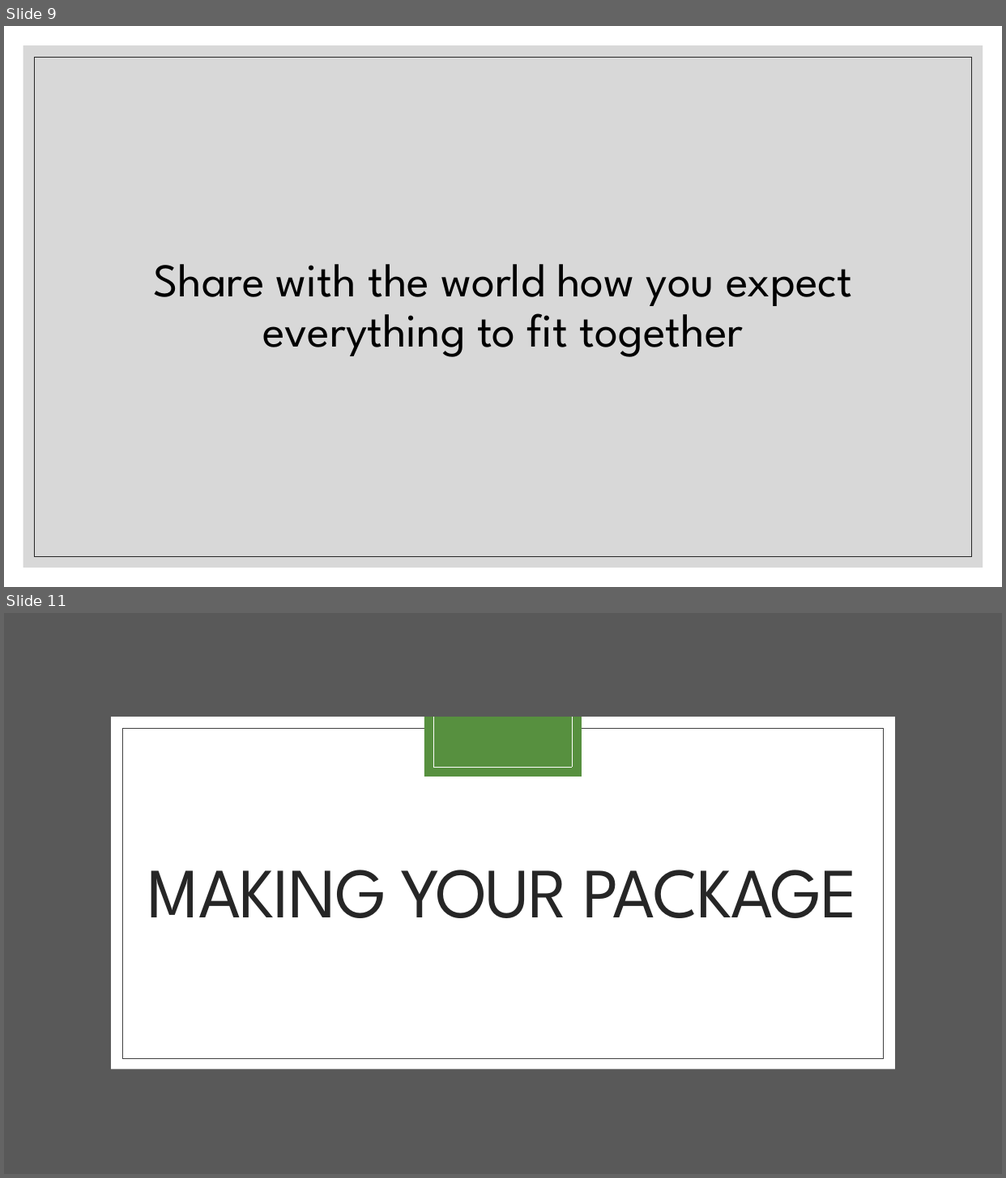
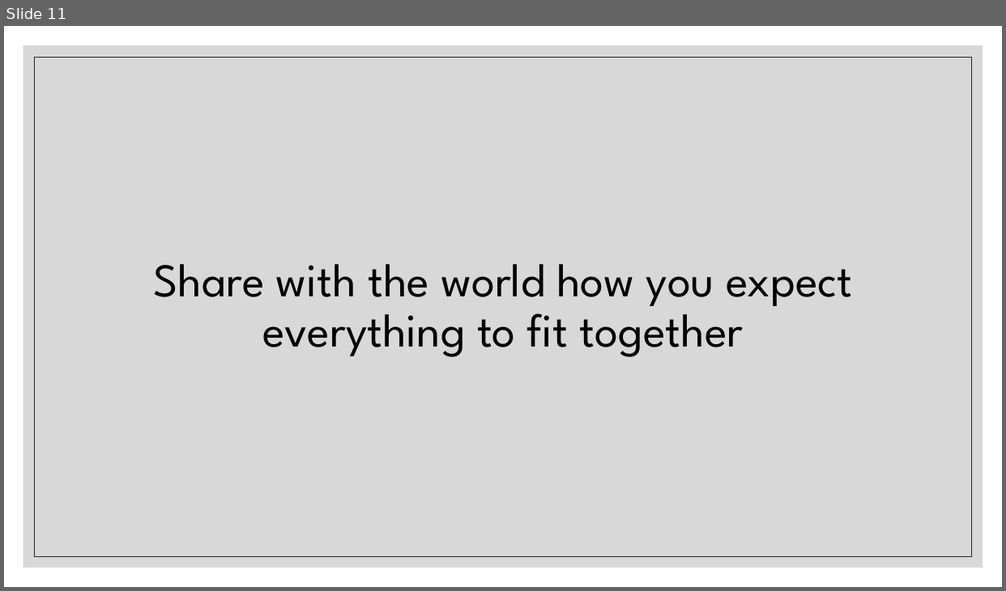
Before and after one commit to FredHutch/R_Package_Validation_Tutorial, a slide deck: Slides/Slides-02-Package_Elements_and_Structure/Slides-02-02-Package Documentation/Slides-02-02-Package_Documentation.pptx. Shown one above the other, each under a label of ours: slides 9 and 11 before the commit, slide 11 after it; the slides between them are not shown. The pictures are 1006x1178 and 1006x591 pixels, drawn with LibreOffice and Linux fonts; fonts in the diff are those of the drawing. Boxes give left, top, right and bottom in pixels: in the first picture for what was removed or moved away, otherwise in the second. Text is boxed around its words. In the diff, an @@ line names an element or a change of style, - is before the commit and + after.

Commit message:
complete draft of S-02-02-Package Documentation

```diff
--- a/Slides/Slides-02-Package_Elements_and_Structure/Slides-02-02-Package Documentation/Slides-02-02-Package_Documentation.pptx
+++ b/Slides/Slides-02-Package_Elements_and_Structure/Slides-02-02-Package Documentation/Slides-02-02-Package_Documentation.pptx
@@ slide 11 removed at (4, 613, 1002, 1174), background #FFFFFF @@
@@ rectangle removed at (4, 613, 1002, 1174) @@
@@ rectangle removed at (111, 717, 895, 1070) @@
@@ rectangle removed at (122, 728, 884, 1059) @@
@@ rectangle removed at (424, 717, 582, 777) @@
@@ line removed from (434, 717) to (434, 767) @@
@@ line removed from (572, 717) to (572, 767) @@
@@ line removed from (434, 767) to (572, 767) @@
@@ title removed at (148, 870, 858, 918) @@
-MAKING YOUR PACKAGE
@@ what was slide 9 is now slide 11 @@
```
Also in this commit, not shown: 3 slides changed, 8 slides added, 5 other slides removed, 1 other file.
